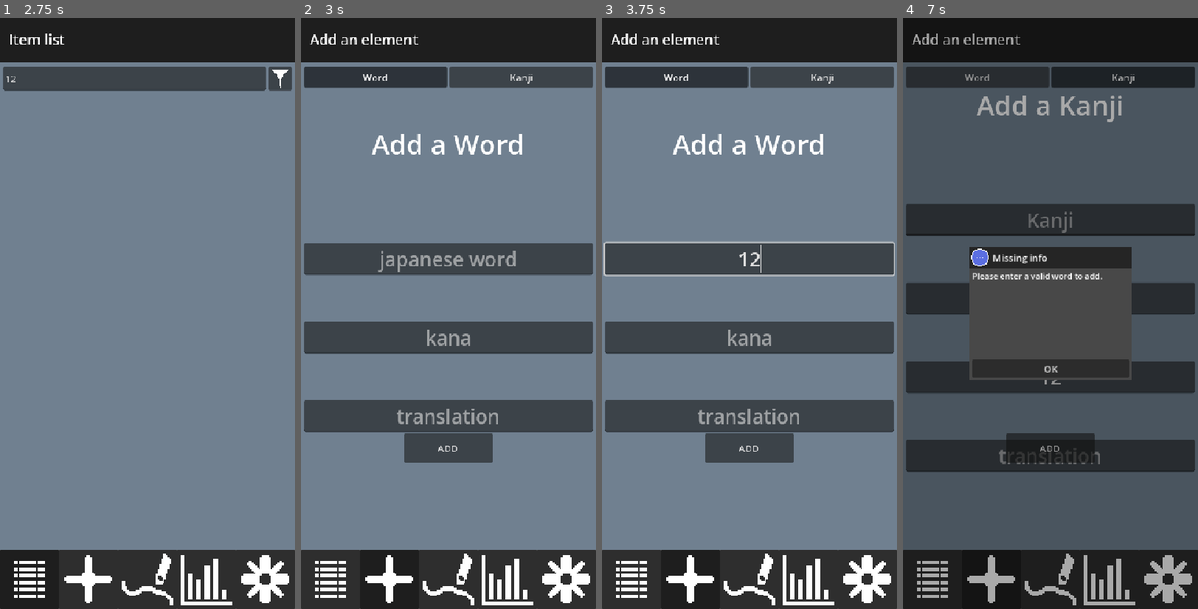
Above: before the commit, frames 1-4 (left to right).
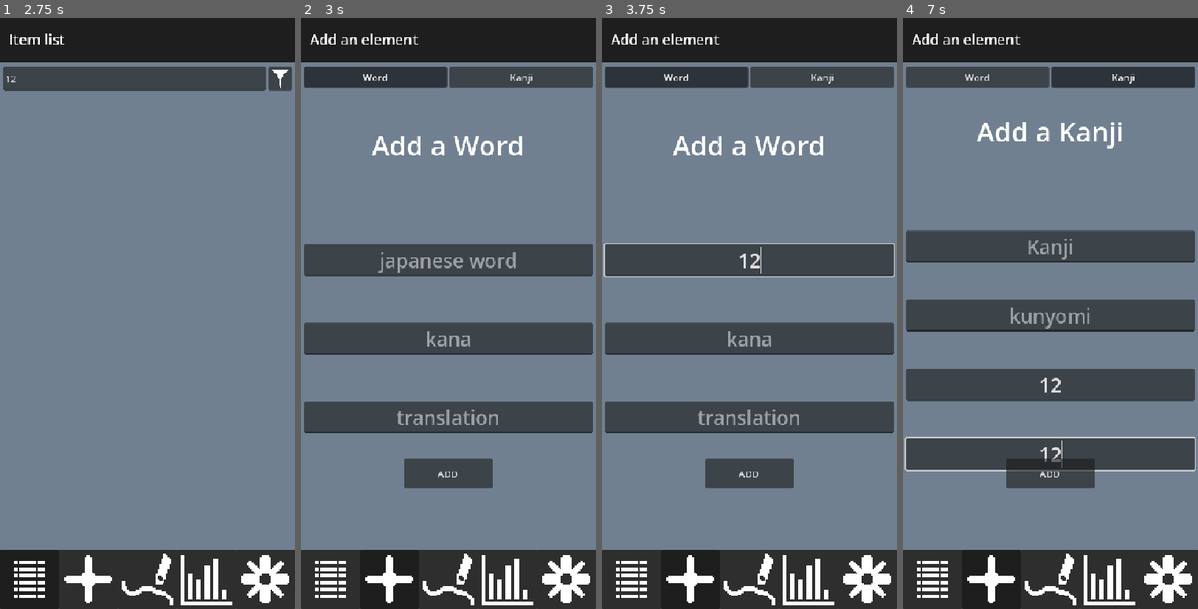
Above: after the commit, the same moments.

Repository: Otumn/Kanjis
Game: Godot game, scene res://main.tscn
The game is run twice, just before and just after one commit, with the same random seed, the same clock (stepped at 60 frames per second) and the same inputs.
Inputs (mouse positions are in pixels of both pictures, inside the frame that each line leads up to):
- Up to frame 1 (2.75 s): click (135, 77) at 0.52 s; type "12" at 0.6 s; click (280, 77) at 1.25 s; click (29, 579) at 2 s
- Up to frame 2 (3 s): click (389, 579) at 2.75 s
- Up to frame 3 (3.75 s): click (749, 260) at 3.52 s; type "12" at 3.6 s
- Up to frame 4 (7 s): click (1050, 337) at 3.75 s; type "12" at 3.83 s; click (1050, 413) at 3.98 s; type "12" at 4.07 s; click "ADD" at 4.25 s; click "Word" at 5 s; click "Kanji" at 5.75 s; click (1050, 378) at 6.52 s; type "12" at 6.6 s; click (1050, 455) at 6.75 s; type "12" at 6.83 s

Frame 1 is identical in both runs. In frame 2, 5.0% of the frame differs, in the area x 1-99%, y 19-80%; in frame 3, 5.2%; in frame 4, 73%, in the area x 0-100%, y 2-100%.
Error before the commit: Invalid call. Nonexistent function 'update_elements_indexes' in base 'Resource (SaveData)'. (res://Scenes/Menus/adder_menu.gd:56)

Commit message:
Setup success and failure feedback arhcitecture

Diff:
--- a/Data/save_data.gd
+++ b/Data/save_data.gd
@@ -45,7 +45,7 @@
 	var day = date["day"]
 	var month = date["month"]
 	var year = date["year"]
-	var possibles:Array[ElementData]
+	var possibles:Array[int]
 
 	for c in cards:
 		var days_diff:int = 0
--- a/Scenes/Exercices/base_exercice.gd
+++ b/Scenes/Exercices/base_exercice.gd
@@ -5,26 +5,43 @@
 signal on_exercice_success
 signal on_exercice_fail
 
+@onready var success_parent: Control = $ResultsParent/SuccessParent
+@onready var failure_parent: Control = $ResultsParent/FailureParent
+@onready var result_timer: Timer = $ResultsParent/ResultTimer
+
 @export var exercice_name:String = "Exercice"
 @export var success_value: float = 0.1
+@export var success_timer: float = 1.0
 @export var fail_value: float = 0.1
+@export var fail_timer:float = 3.0
 enum ExerciceType{WORD_AND_KANJI, WORD_ONLY, KANJI_ONLY}
 @export var type: ExerciceType = ExerciceType.WORD_AND_KANJI
 
-var tested_card:int
+var tested_card: int
+var was_a_success: bool = false
 
 func setup_exercice():
+	success_parent.visible = false
+	failure_parent.visible = false
 	on_exercice_setup.emit()
 
 func validate_exercice():
+	print(exercice_name + " was successfull")
 	SaveLogic.add_trained_card(tested_card)
 	update_tested_card_mastery(success_value)
-	on_exercice_success.emit()
+	was_a_success = true
+	result_timer.wait_time = success_timer
+	result_timer.start()
+	success_parent.visible = true
 
 func fail_exercice():
+	print(exercice_name + " was failed")
 	SaveLogic.add_trained_card(tested_card)
 	update_tested_card_mastery(-fail_value)
-	on_exercice_fail.emit()
+	was_a_success = false
+	result_timer.wait_time = fail_timer
+	result_timer.start()
+	failure_parent.visible = true
 
 func select_tested_card():
 	match type:
@@ -37,3 +54,11 @@
 
 func update_tested_card_mastery(value:float):
 	SaveLogic.data.elements[tested_card].mastery = clampf(SaveLogic.data.elements[tested_card].mastery + value, 0, 1)
+
+func _on_result_timer_timeout() -> void:
+	success_parent.visible = false
+	failure_parent.visible = false
+	if was_a_success:
+		on_exercice_success.emit()
+	else:
+		on_exercice_fail.emit()
--- a/Scenes/Exercices/base_exercice.tscn
+++ b/Scenes/Exercices/base_exercice.tscn
@@ -10,3 +10,53 @@
 grow_horizontal = 2
 grow_vertical = 2
 script = ExtResource("1_3g3ym")
+
+[node name="ResultsParent" type="Control" parent="." unique_id=1801847646]
+layout_mode = 1
+anchors_preset = 15
+anchor_right = 1.0
+anchor_bottom = 1.0
+grow_horizontal = 2
+grow_vertical = 2
+mouse_filter = 2
+
+[node name="SuccessParent" type="Control" parent="ResultsParent" unique_id=504153790]
+visible = false
+layout_mode = 1
+anchors_preset = 15
+anchor_right = 1.0
+anchor_bottom = 1.0
+grow_horizontal = 2
+grow_vertical = 2
+
+[node name="Color_Background" type="ColorRect" parent="ResultsParent/SuccessParent" unique_id=339715372]
+layout_mode = 1
+anchors_preset = 15
+anchor_right = 1.0
+anchor_bottom = 1.0
+grow_horizontal = 2
+grow_vertical = 2
+color = Color(0.11000006, 0.66, 0, 0.39215687)
+
+[node name="FailureParent" type="Control" parent="ResultsParent" unique_id=405398046]
+visible = false
+layout_mode = 1
+anchors_preset = 15
+anchor_right = 1.0
+anchor_bottom = 1.0
+grow_horizontal = 2
+grow_vertical = 2
+
+[node name="Color_Background" type="ColorRect" parent="ResultsParent/FailureParent" unique_id=1478577143]
+layout_mode = 1
+anchors_preset = 15
+anchor_right = 1.0
+anchor_bottom = 1.0
+grow_horizontal = 2
+grow_vertical = 2
+color = Color(0.99, 0, 0.4454998, 0.39215687)
+
+[node name="ResultTimer" type="Timer" parent="ResultsParent" unique_id=621139810]
+one_shot = true
+
+[connection signal="timeout" from="ResultsParent/ResultTimer" to="." method="_on_result_timer_timeout"]
--- a/Scenes/Exercices/exercice_find_missing.gd
+++ b/Scenes/Exercices/exercice_find_missing.gd
@@ -1,9 +1,44 @@
 extends BaseExercice
 
+@onready var label_main_writing: Label = $VBoxContainer/Label_MainWriting
+@onready var label_clue: Label = $VBoxContainer/Label_Clue
+@onready var input_answer: LineEdit = $VBoxContainer/Input_Answer
+
+var expected_answer:String = ""
+
 func setup_exercice():
-	#setup here
+	select_tested_card()
+	var card = SaveLogic.data.elements[tested_card]
+
+	input_answer.text = ""
+	label_clue.visible = card.mastery < 1
+
+	label_main_writing.text = card.base_writing
+	if card.is_word:
+		var choice = randi() % 2
+		if choice == 0:#find the kana
+			label_clue.text = card.translation
+			expected_answer = card.kanas
+		else:#find the translation
+			label_clue.text = card.kanas
+			expected_answer = card.translation
+	else:
+		var choice = randi() % 3
+		if choice == 0:#find kunyomis
+			label_clue.text = card.translation + "\n" + card.get_full_onyomi()
+			expected_answer = card.get_full_kunyomi()
+		elif choice == 1:#find onyomis
+			label_clue.text = card.translation + "\n" + card.get_full_kunyomi()
+			expected_answer = card.get_full_onyomi()
+		elif choice == 2:#find translation
+			label_clue.text = card.get_full_onyomi() + "\n" + card.get_full_onyomi()
+			expected_answer = card.translation
+		pass
+
 	super.setup_exercice()
 
-
 func _on_btn_validate_button_down() -> void:
-	fail_exercice() #temporary
+	if input_answer.text == expected_answer:
+		validate_exercice()
+	else:
+		fail_exercice()
--- a/Scenes/Globals/save_logic.gd
+++ b/Scenes/Globals/save_logic.gd
@@ -80,7 +80,7 @@
 	if data == null:
 		load_data()
 
-	return data.elements[data.elements.size() - 1].id + 1
+	return data.elements.size()
 
 func add_trained_card(card_id:int):
 	if data == null:
@@ -88,7 +88,7 @@
 
 	var date = Time.get_datetime_dict_from_system()
 	data.last_trained.push_front(card_id)
-	data.last_trained.resize(data.trained_memoryd_size)
+	data.last_trained.resize(data.trained_memory_size)
 	data.elements[card_id].last_seen_day = date["day"]
 	data.elements[card_id].last_seen_month = date["month"]
 	data.elements[card_id].last_seen_year = date["year"]
--- a/Scenes/Menus/adder_menu.gd
+++ b/Scenes/Menus/adder_menu.gd
@@ -53,7 +53,6 @@
 			return
 
 		var new_card:ElementData = ElementData.new()
-		SaveLogic.data.update_elements_indexes()
 		new_card.id = SaveLogic.get_next_element_id()
 		new_card.is_word = true
 		new_card.base_writing = wrd_input_jap.text
@@ -64,8 +63,8 @@
 		new_card.last_seen_month = date["month"]
 		new_card.last_seen_year = date["year"]
 
+		SaveLogic.update_elements_indexes()
 		SaveLogic.save_new_element(new_card)
-		SaveLogic.update_elements_indexes()
 		SaveLogic.save_data()
 
 		clear_fields()
--- a/Scenes/Menus/adder_menu.tscn
+++ b/Scenes/Menus/adder_menu.tscn
@@ -26,6 +26,7 @@
 size_flags_vertical = 3
 
 [node name="WordAddingParent" type="VBoxContainer" parent="VBoxContainer/Container/ScrollContainer/MarginContainer/Content/DoubleParent" index="0" unique_id=941419949]
+visible = false
 layout_mode = 1
 anchors_preset = 15
 anchor_right = 1.0
@@ -84,7 +85,6 @@
 emoji_menu_enabled = false
 
 [node name="KanjiAddingParent" type="VBoxContainer" parent="VBoxContainer/Container/ScrollContainer/MarginContainer/Content/DoubleParent" index="1" unique_id=233997762]
-visible = false
 layout_mode = 1
 anchors_preset = 15
 anchor_right = 1.0
@@ -118,7 +118,7 @@
 
 [node name="HSeparator2" type="HSeparator" parent="VBoxContainer/Container/ScrollContainer/MarginContainer/Content/DoubleParent/KanjiAddingParent" index="4" unique_id=1741583704]
 layout_mode = 2
-theme_override_constants/separation = 71
+theme_override_constants/separation = 55
 theme_override_styles/separator = SubResource("StyleBoxEmpty_clody")
 
 [node name="Knj_Input_Kun" type="LineEdit" parent="VBoxContainer/Container/ScrollContainer/MarginContainer/Content/DoubleParent/KanjiAddingParent" index="5" unique_id=1714602320]
@@ -131,7 +131,7 @@
 
 [node name="HSeparator3" type="HSeparator" parent="VBoxContainer/Container/ScrollContainer/MarginContainer/Content/DoubleParent/KanjiAddingParent" index="6" unique_id=1424227500]
 layout_mode = 2
-theme_override_constants/separation = 71
+theme_override_constants/separation = 55
 theme_override_styles/separator = SubResource("StyleBoxEmpty_clody")
 
 [node name="Knj_Input_On" type="LineEdit" parent="VBoxContainer/Container/ScrollContainer/MarginContainer/Content/DoubleParent/KanjiAddingParent" index="7" unique_id=1568821613]
@@ -144,7 +144,7 @@
 
 [node name="HSeparator5" type="HSeparator" parent="VBoxContainer/Container/ScrollContainer/MarginContainer/Content/DoubleParent/KanjiAddingParent" index="8" unique_id=230276463]
 layout_mode = 2
-theme_override_constants/separation = 71
+theme_override_constants/separation = 55
 theme_override_styles/separator = SubResource("StyleBoxEmpty_clody")
 
 [node name="Knj_Input_Translation" type="LineEdit" parent="VBoxContainer/Container/ScrollContainer/MarginContainer/Content/DoubleParent/KanjiAddingParent" index="9" unique_id=983838582]
@@ -163,7 +163,7 @@
 
 [node name="HSeparator2" type="HSeparator" parent="VBoxContainer/Container/ScrollContainer/MarginContainer/Content" parent_id_path=PackedInt32Array(2075891554) index="4" unique_id=907793813]
 layout_mode = 2
-theme_override_constants/separation = 143
+theme_override_constants/separation = 100
 theme_override_styles/separator = SubResource("StyleBoxEmpty_xlqa3")
 
 [connection signal="mode_changed" from="VBoxContainer/Container/ScrollContainer/MarginContainer/Content/AppModeButton" to="." method="_on_app_mode_button_mode_changed"]
--- a/Scenes/Menus/exercice_menu.gd
+++ b/Scenes/Menus/exercice_menu.gd
@@ -41,7 +41,7 @@
 	display_new_exercice()
 
 func disconnect_exo():
-	SaveLogic.data.add_exercice(current_exercice.exercice_name)
+	SaveLogic.add_exercice(current_exercice.exercice_name)
 	SaveLogic.save_data()
 	current_exercice.on_exercice_success.disconnect(_on_exo_success)
 	current_exercice.on_exercice_fail.disconnect(_on_exo_failure)
--- /dev/null
+++ b/Scenes/main_library.gd
@@ -0,0 +1 @@
+extends Node
--- a/project.godot
+++ b/project.godot
@@ -18,6 +18,7 @@
 
 SaveLogic="*uid://dq1s4bktdsokg"
 PopupLogic="*uid://bdcblpxswwf8m"
+MainLibrary="*uid://blgctto4fml2x"
 
 [display]
 
Not shown, added: Scenes/main_library.gd.uid
